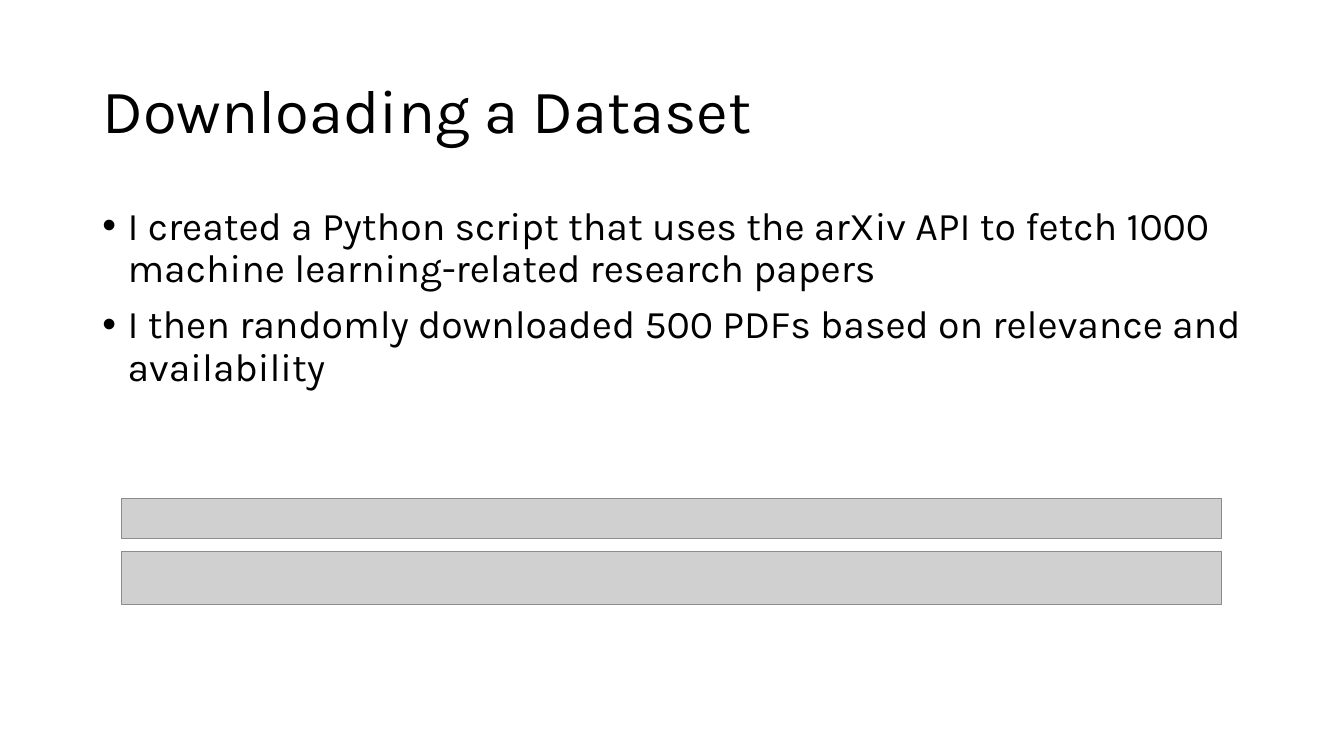
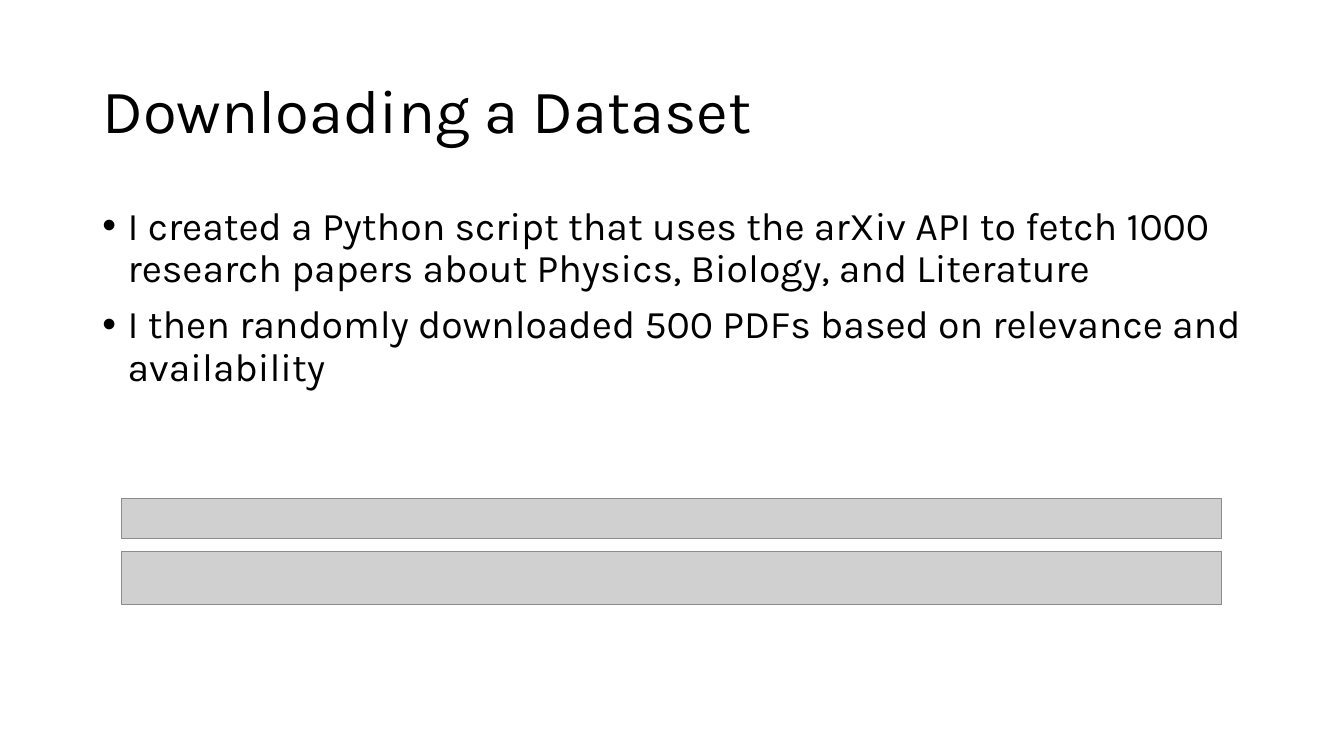
Before and after one commit to henryroeth/research-paper-organizer, a slide deck: slide 4 of docs/Progress_Report_1_HKR.pptx. Drawn at 1344x756 pixels with LibreOffice and Linux fonts; fonts in the diff are those of the drawing; grey boxes stand for pictures. Boxes give left, top, right and bottom in pixels: in the first picture for what was removed or moved away, otherwise in the second. Text is boxed around its words. In the diff, an @@ line names an element or a change of style, - is before the commit and + after.

```diff
--- a/docs/Progress_Report_1_HKR.pptx
+++ b/docs/Progress_Report_1_HKR.pptx
@@ text at [128,213,1210,292]: text changed @@
-• I created a Python script that uses the arXiv API to fetch 1000 machine learning-related research papers
+• I created a Python script that uses the arXiv API to fetch 1000 research papers about Physics, Biology, and Literature
```
Also in this commit, not shown: 1 slide added, 1 slide removed.
